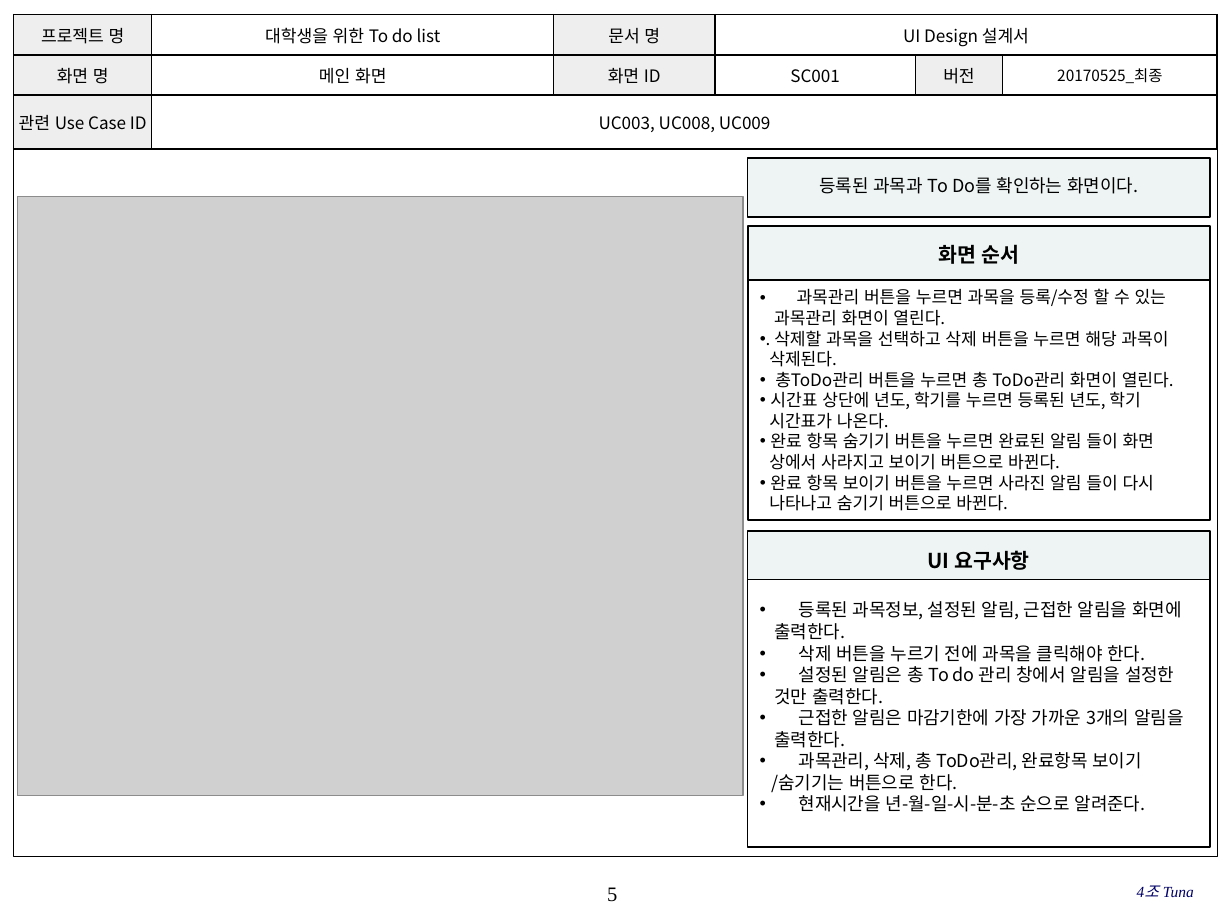
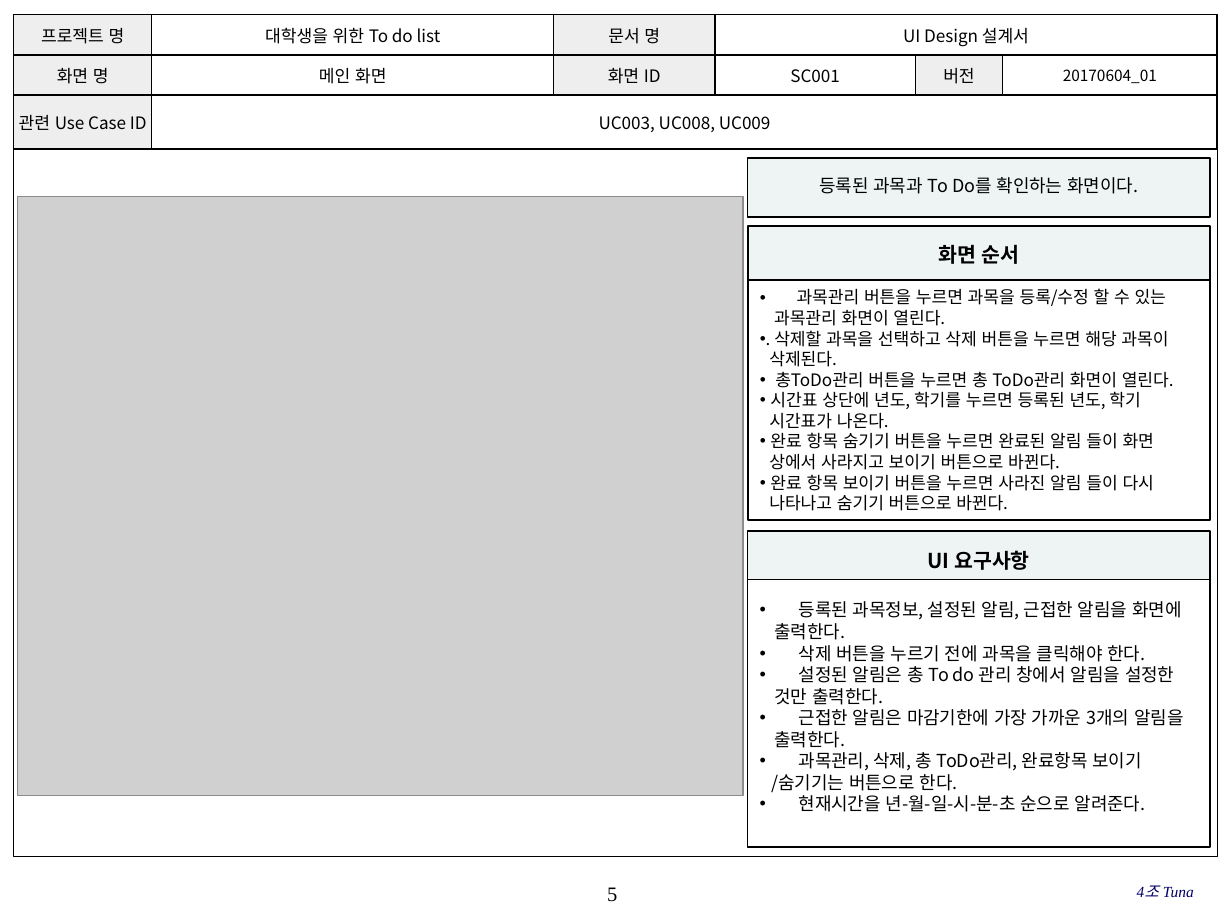
Before and after one commit to SE-admin/SE2017_4_tuna, a slide deck: slide 5 of doc/3_ 설계서/UI Design 설계서.pptx. Drawn at 1232x924 pixels with LibreOffice and Linux fonts; fonts in the diff are those of the drawing; grey boxes stand for pictures; background and template pictures are left out. Boxes give left, top, right and bottom in pixels: in the first picture for what was removed or moved away, otherwise in the second. Text is boxed around its words. In the diff, an @@ line names an element or a change of style, - is before the commit and + after.

```diff
--- a/doc/3_ 설계서/UI Design 설계서.pptx
+++ b/doc/3_ 설계서/UI Design 설계서.pptx
@@ table at [14,15,1217,142] @@
-row 2, column 6: 20170525_최종
+row 2, column 6: 20170604_01
```
Also in this commit, not shown: 20 other slides changed.
